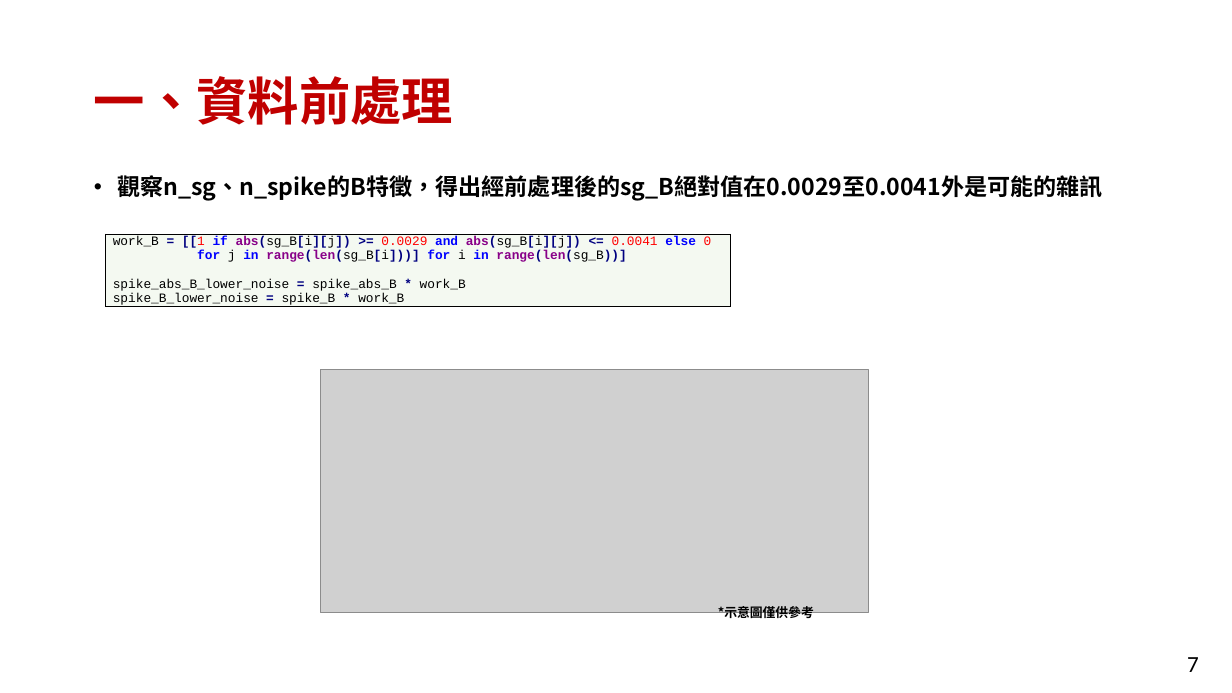
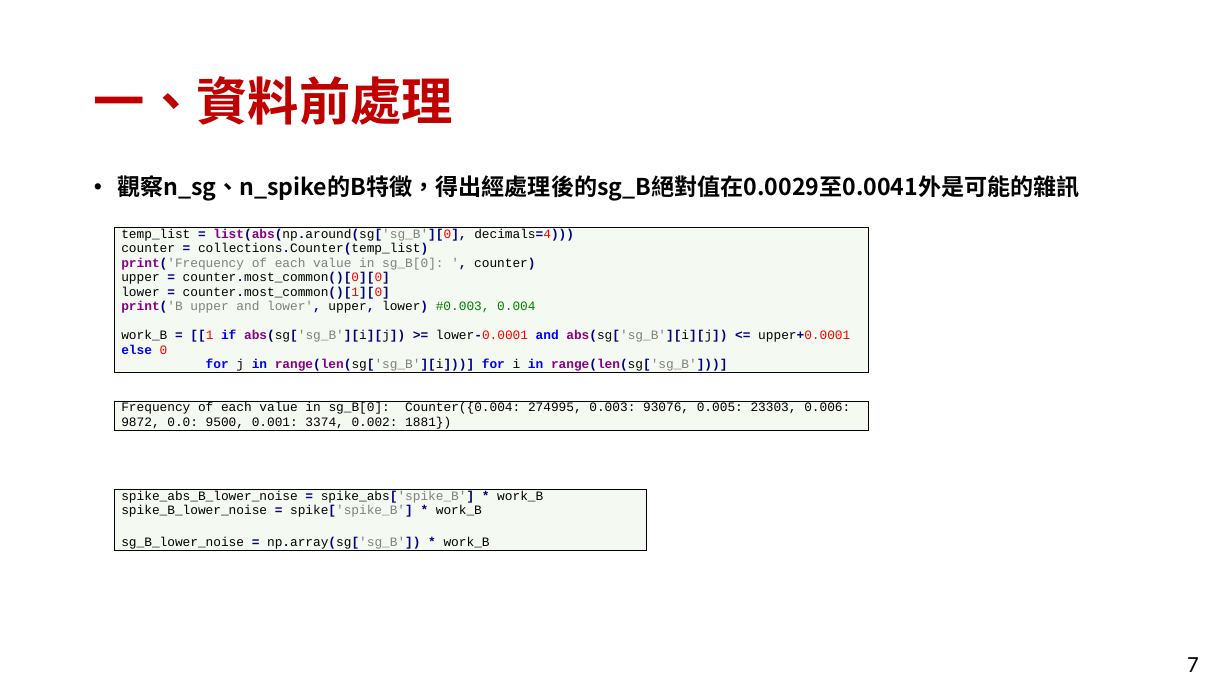
Before and after one commit to FuJasmine/imbd2022final, a slide deck: slide 7 of imbd2022final-ProjectB/111052_projectB_report.pptx. Drawn at 1232x693 pixels with LibreOffice and Linux fonts; fonts in the diff are those of the drawing; grey boxes stand for pictures. Boxes give left, top, right and bottom in pixels: in the first picture for what was removed or moved away, otherwise in the second. Text is boxed around its words. In the diff, an @@ line names an element or a change of style, - is before the commit and + after.

```diff
--- a/imbd2022final-ProjectB/111052_projectB_report.pptx
+++ b/imbd2022final-ProjectB/111052_projectB_report.pptx
@@ text at bbox=[117, 175, 1080, 201]: text changed @@
-• 觀察n_sg、n_spike的B特徵，得出經前處理後的sg_B絕對值在0.0029至0.0041外是可能的雜訊
+• 觀察n_sg、n_spike的B特徵，得出經處理後的sg_B絕對值在0.0029至0.0041外是可能的雜訊
@@ table at bbox=[115, 228, 869, 377] @@
-row 1, column 1: work_B = [[1 if abs(sg_B[i][j]) >= 0.0029 and abs(sg_B[i][j]) <= 0.0041 else 0 / for j in range(len(sg_B[i]))] for i in range(len(sg_B))] / spike_abs_B_lower_noise = spike_abs_B * work_B / spike_B_lower_noise = spike_B * work_B
+row 1, column 1: temp_list = list(abs(np.around(sg['sg_B'][0], decimals=4))) / counter = collections.Counter(temp_list) / print('Frequency of each value in sg_B[0]: ', counter) / upper = counter.most_common()[0][0] / lower = counter.most_common()[1][0] / print('B upper and lower', upper, lower) #0.003, 0.004 / work_B = [[1 if abs(sg['sg_B'][i][j]) >= lower-0.0001 and abs(sg['sg_B'][i][j]) <= upper+0.0001 else 0 / for j in range(len(sg['sg_B'][i]))] for i in range(len(sg['sg_B']))]
@@ table: place and size @@
-table at bbox=[106, 235, 731, 311]
+table at bbox=[115, 228, 869, 377]
@@ picture removed at bbox=[321, 370, 868, 614] @@
@@ table added at bbox=[115, 401, 869, 435], 1 rows, 1 columns @@
+Frequency of each value in sg_B[0]: Counter({0.004: 274995, 0.003: 93076, 0.005: 23303, 0.006: 9872, 0.0: 9500, 0.001: 3374, 0.002: 1881})
@@ table added at bbox=[115, 490, 647, 555], 1 rows, 1 columns @@
+spike_abs_B_lower_noise = spike_abs['spike_B'] * work_B / spike_B_lower_noise = spike['spike_B'] * work_B / sg_B_lower_noise = np.array(sg['sg_B']) * work_B
@@ text removed at bbox=[718, 606, 814, 622] @@
-*示意圖僅供參考
```
